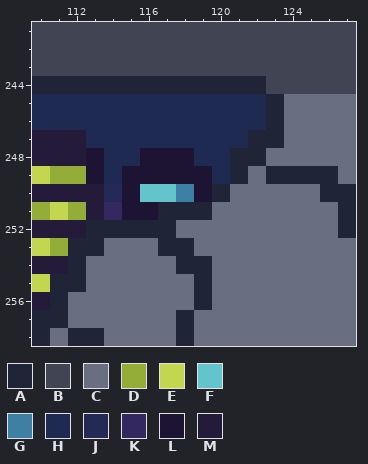
Pixel-art file, stored at Projetasso/Code Wars 2 - The Offline Server/new_sprites._/em_construçao/menu/Back_1_Carlos.aseprite. Above: the version before the commit.
720x480 pixels, 1 frame. Colours within 5 levels of each other are drawn and written as one. Shown: x 110..127, y 241..258. The commit also changed other parts of the picture, which this record leaves out.
Visible layers, top first: "cabu", "sere", "Garra", "Carlos", "mesa", "Layer 1".
Palette (. is transparent): A #1f2536  B #414453  C #696f80  D #94ad39  E #c2d64f  F #63c4cc  G #3d80a3  H #1e2a51  J #242955  K #342860  L #1c1432  M #241b3b
Pixels before, first column x 110:
241 BBBBBBBBBBBBBBBBBB
242 BBBBBBBBBBBBBBBBBB
243 BBBBBBBBBBBBBBBBBB
244 AAAAAAAAAAAAABBBBB
245 HHHHHHHHHHHHHACCCC
246 HHHHHHHHHHHHHACCCC
247 MMMHHHHHHHHHAACCCC
248 MMMLHHLLLHHAACCCCC
249 EDDLHLLLLLHACAAAAC
250 MMMMJLFFGLACCCCCAA
251 DEDMKLLAAACCCCCCCA
252 MMMAAAAACCCCCCCCCA
253 EDAACCCAACCCCCCCCC
254 MMACCCCCAACCCCCCCC
255 EAACCCCCCACCCCCCCC
256 MACCCCCCCACCCCCCCC
257 AACCCCCCACCCCCCCCC
258 ACAACCCCACCCCCCCCC
Once edited:
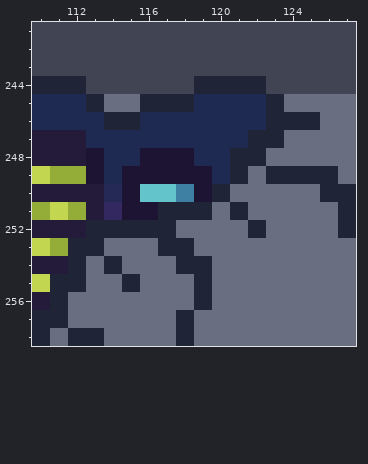
Changes in this commit:
Layer "sere":
y 244: x 113..118 AAAAAA -> BBBBBB
y 245: x 113..118 HHHHHH -> ACCAAA
y 246: x 114..115 HH -> AA; x 124..125 CC -> AA
y 251: x 121 C -> A
y 252: x 122 C -> A
y 254: x 114 C -> A
y 255: x 115 C -> A
